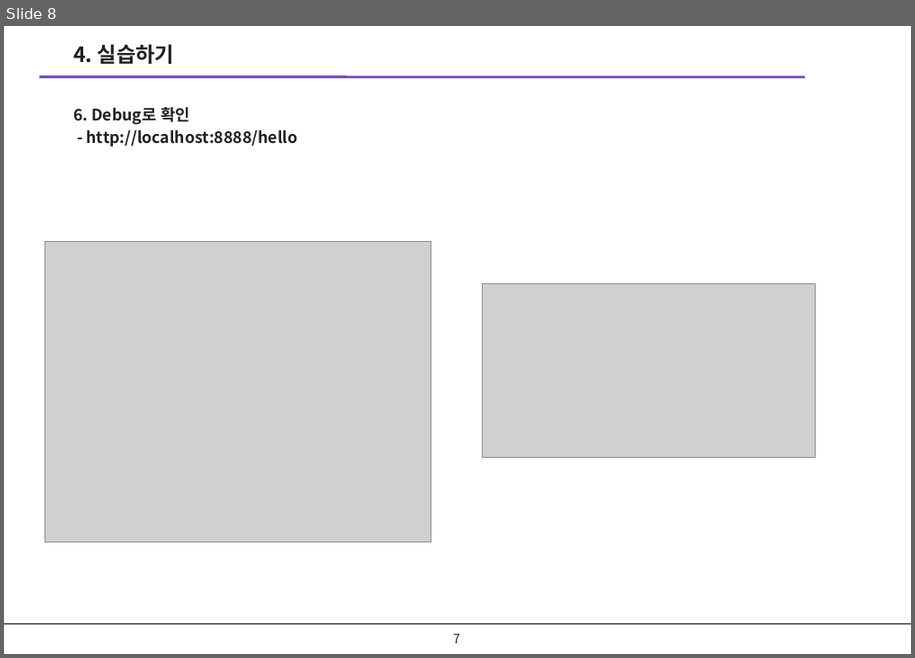
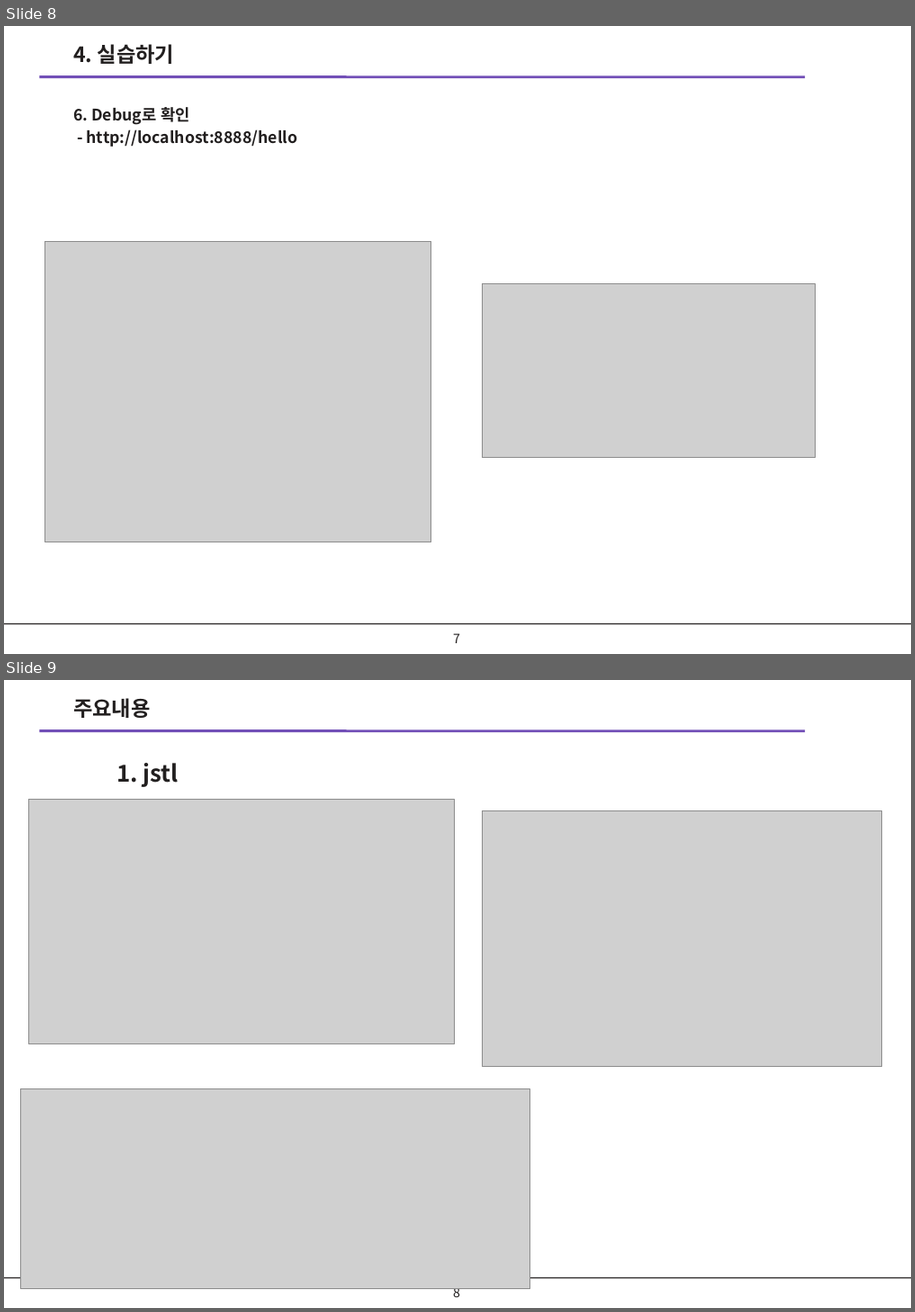
Before and after one commit to noheul1030/KOPO-Spring, a slide deck: KOPO-Spring(윤교수님)/스프링(v2023)/스프링_11강 mvc(수정).pptx. Shown one above the other, each under a label of ours: slide 8 before the commit, slides 8 and 9 after it. The pictures are 915x658 and 915x1312 pixels, drawn with LibreOffice and Linux fonts; fonts in the diff are those of the drawing; grey boxes stand for pictures; background and template pictures are left out. Boxes give left, top, right and bottom in pixels: in the first picture for what was removed or moved away, otherwise in the second. Text is boxed around its words. In the diff, an @@ line names an element or a change of style, - is before the commit and + after.

```diff
--- a/KOPO-Spring(윤교수님)/스프링(v2023)/스프링_11강 mvc(수정).pptx
+++ b/KOPO-Spring(윤교수님)/스프링(v2023)/스프링_11강 mvc(수정).pptx
@@ slide 9 added at (x1=4, y1=680, x2=911, y2=1308), background #FFFFFF; not listed: 2 template elements that a slide beside it also shows @@
@@ text added at (x1=73, y1=698, x2=151, y2=718), 18 pt, text #221F1F, bold @@
+주요내용
@@ text added at (x1=116, y1=763, x2=179, y2=787), 20 pt, text #221F1F, bold @@
+1. jstl
@@ picture added at (x1=29, y1=800, x2=455, y2=1044) @@
@@ picture added at (x1=482, y1=810, x2=882, y2=1066) @@
@@ picture added at (x1=21, y1=1089, x2=530, y2=1288) @@
@@ page number added at (x1=453, y1=1288, x2=460, y2=1302), 11 pt, text #221F1F @@
+8
```
Also in this commit, not shown: 21 other files.
